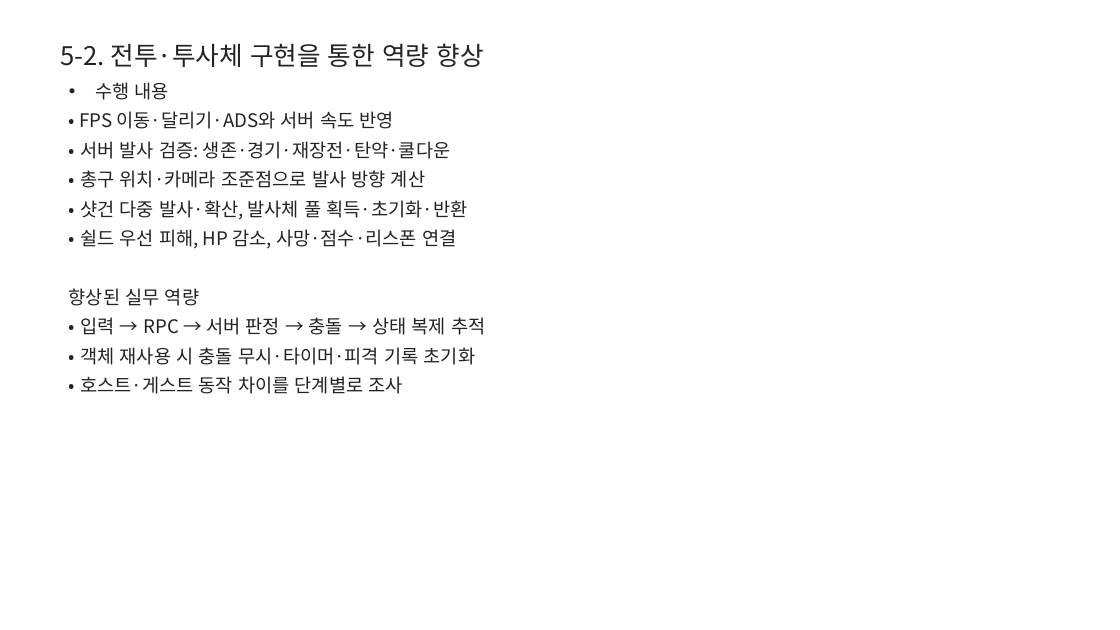
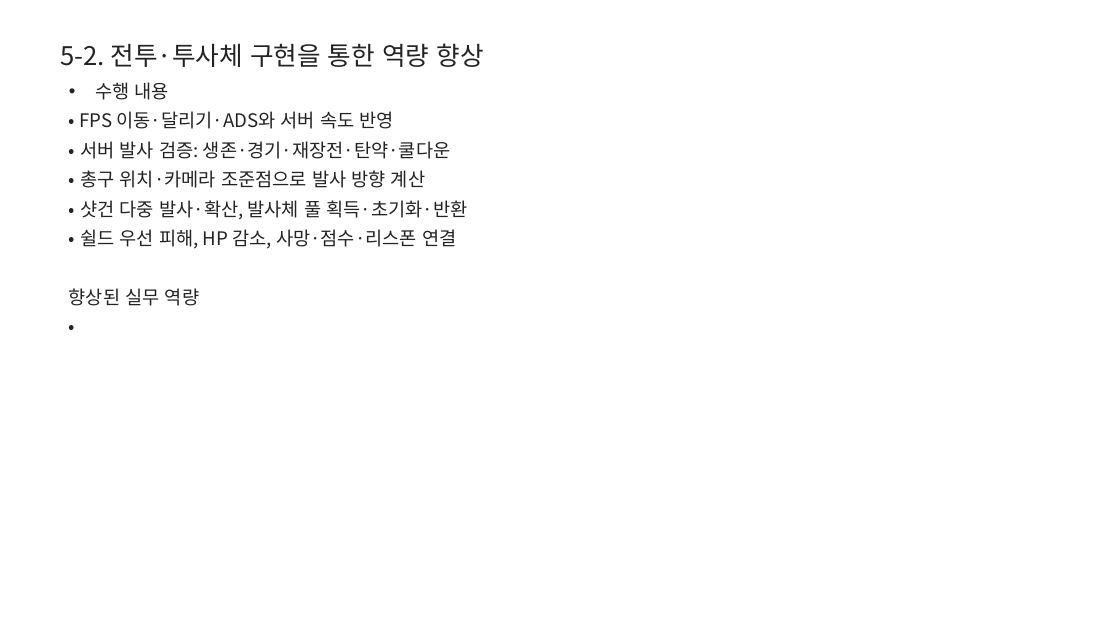
Before and after one commit to BenT8501/Auto_Stock_Trading, a slide deck: slide 7 of Project_Z/docs/박종호B_직무과제_완료보고서.pptx. Drawn at 1120x630 pixels with LibreOffice and Linux fonts; fonts in the diff are those of the drawing. Boxes give left, top, right and bottom in pixels: in the first picture for what was removed or moved away, otherwise in the second. Text is boxed around its words. In the diff, an @@ line names an element or a change of style, - is before the commit and + after.

```diff
--- a/Project_Z/docs/박종호B_직무과제_완료보고서.pptx
+++ b/Project_Z/docs/박종호B_직무과제_완료보고서.pptx
@@ text at (80, 317, 485, 394): text changed @@
-• 입력 → RPC → 서버 판정 → 충돌 → 상태 복제 추적
-• 객체 재사용 시 충돌 무시·타이머·피격 기록 초기화
-• 호스트·게스트 동작 차이를 단계별로 조사
+•
```
Also in this commit, not shown: 2 other slides changed, 2 other files.
